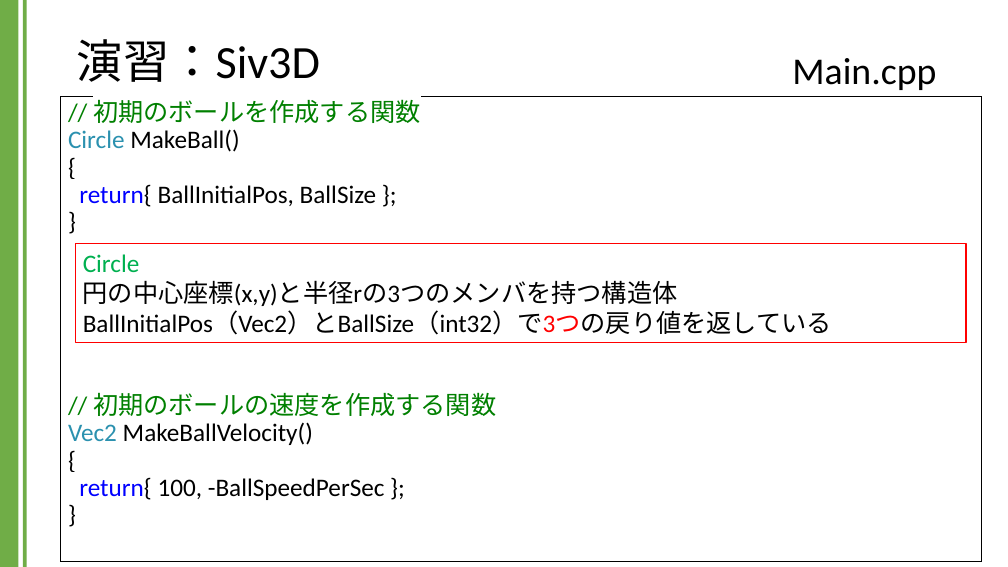
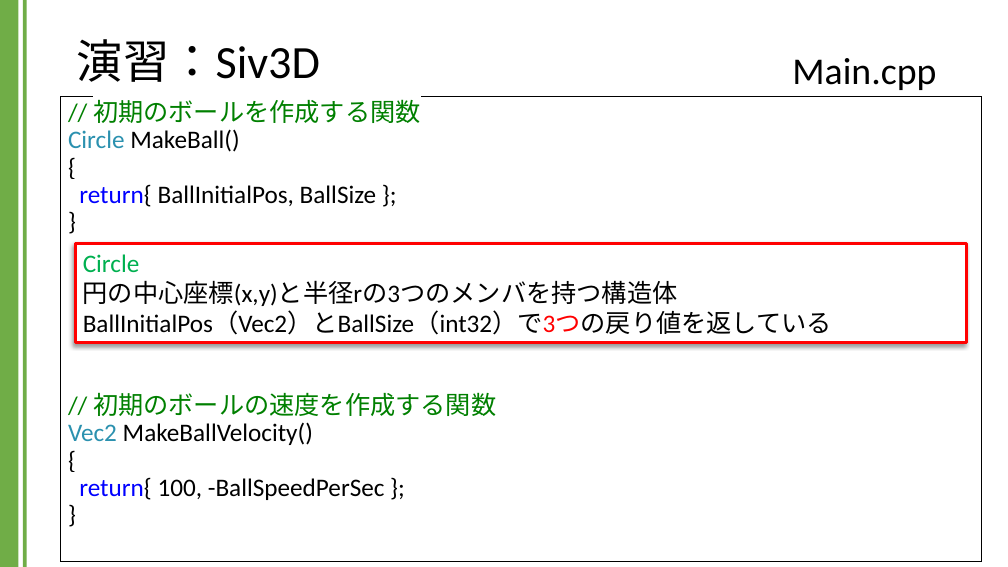
Before and after one commit to kic-murata/cpp2024, a slide deck: slide 26 of 授業資料/演習課題：Siv3D.pptx (slide 25 before the commit). Drawn at 1008x567 pixels with LibreOffice and Linux fonts; fonts in the diff are those of the drawing; background and template pictures are left out. Boxes give left, top, right and bottom in pixels: in the first picture for what was removed or moved away, otherwise in the second. Text is boxed around its words. In the diff, an @@ line names an element or a change of style, - is before the commit and + after.

```diff
--- a/授業資料/演習課題：Siv3D.pptx
+++ b/授業資料/演習課題：Siv3D.pptx
@@ rectangle "Circle 円の中心座標(x,y)と半径rの3つのメンバを持つ構造体 BallInitialPos（Vec2）とBal ..." at (x1=76, y1=243, x2=967, y2=343): fill none to #FFFFFF; outline #FF0000 1.5 pt to #FF0000 3 pt; shadow on @@
```
Also in this commit, not shown: 6 other slides changed, 5 slides added.
